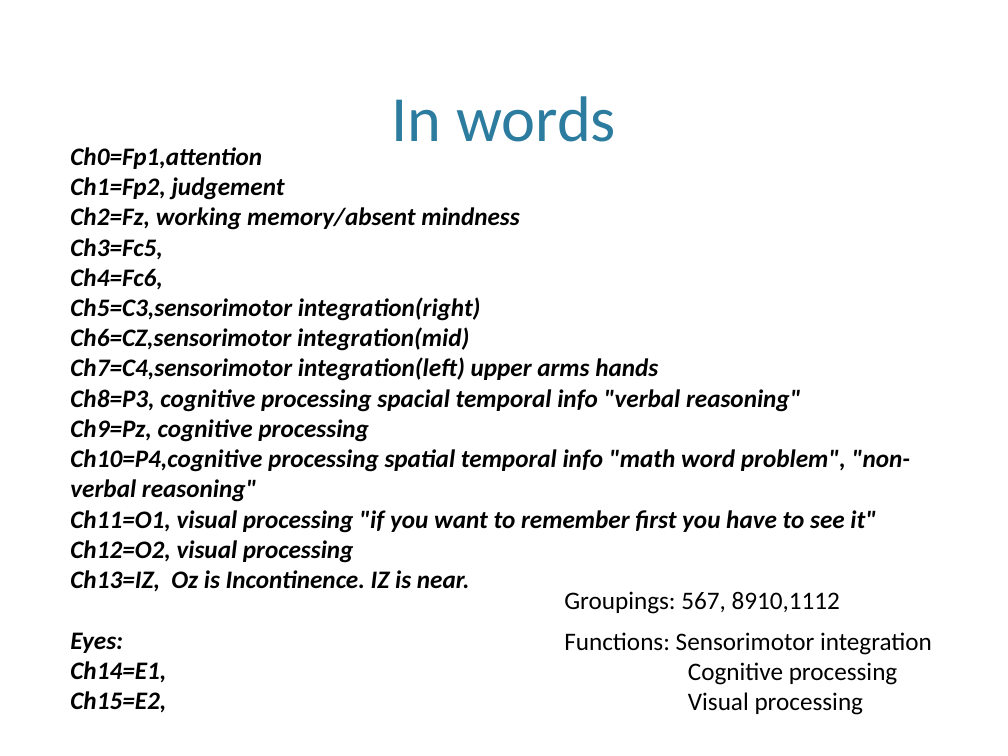
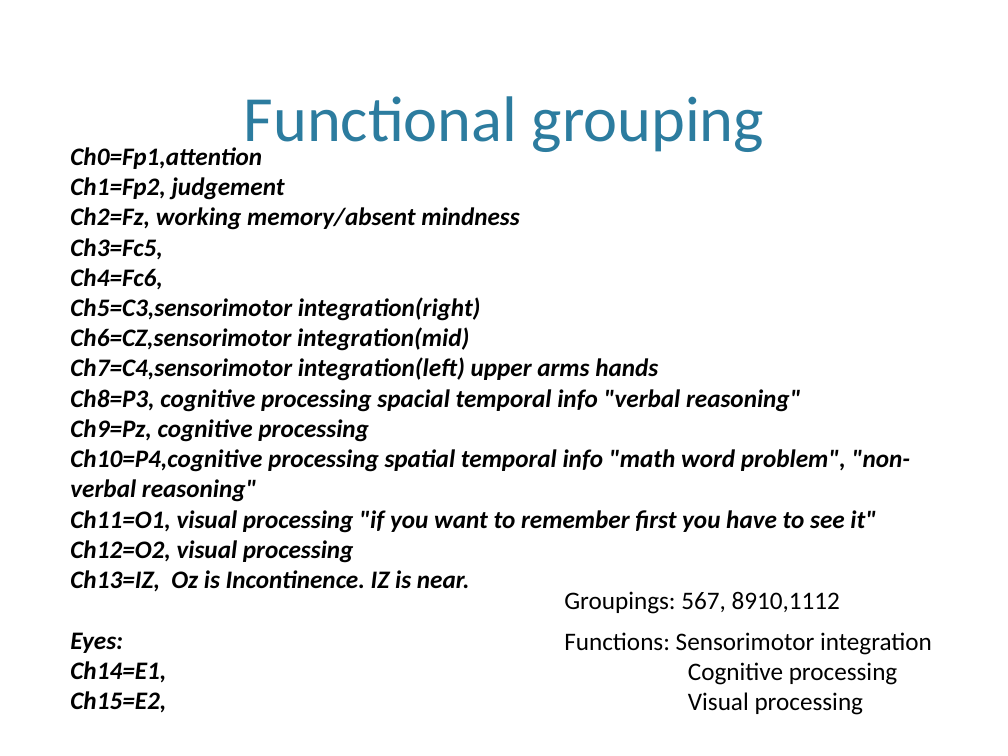
Before and after one commit to leolincoln/athelets, a slide deck: slide 2 of Texts/Atheletes_clustering.pptx (slide 4 before the commit). Drawn at 1008x756 pixels with LibreOffice and Linux fonts; fonts in the diff are those of the drawing; background and template pictures are left out. Boxes give left, top, right and bottom in pixels: in the first picture for what was removed or moved away, otherwise in the second. Text is boxed around its words. In the diff, an @@ line names an element or a change of style, - is before the commit and + after.

```diff
--- a/Texts/Atheletes_clustering.pptx
+++ b/Texts/Atheletes_clustering.pptx
@@ title at [244, 96, 764, 157]: text changed @@
-In words
+Functional grouping
```
Also in this commit, not shown: 9 other slides changed, 1 slide added, 6 slides removed, 9 other files.
